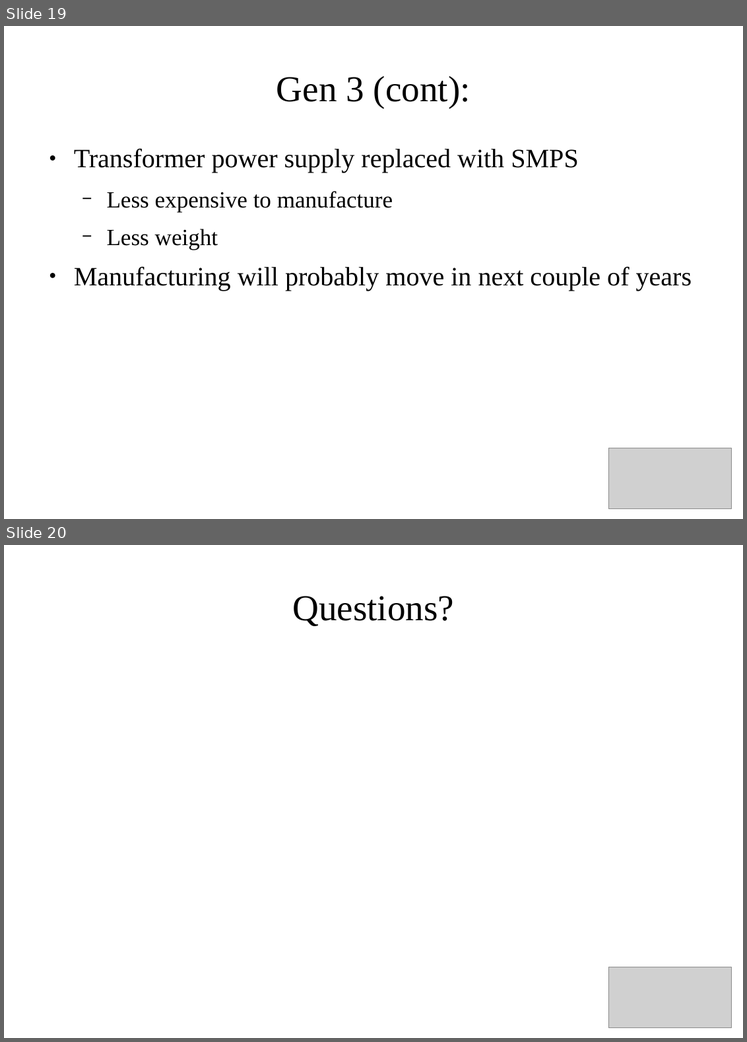
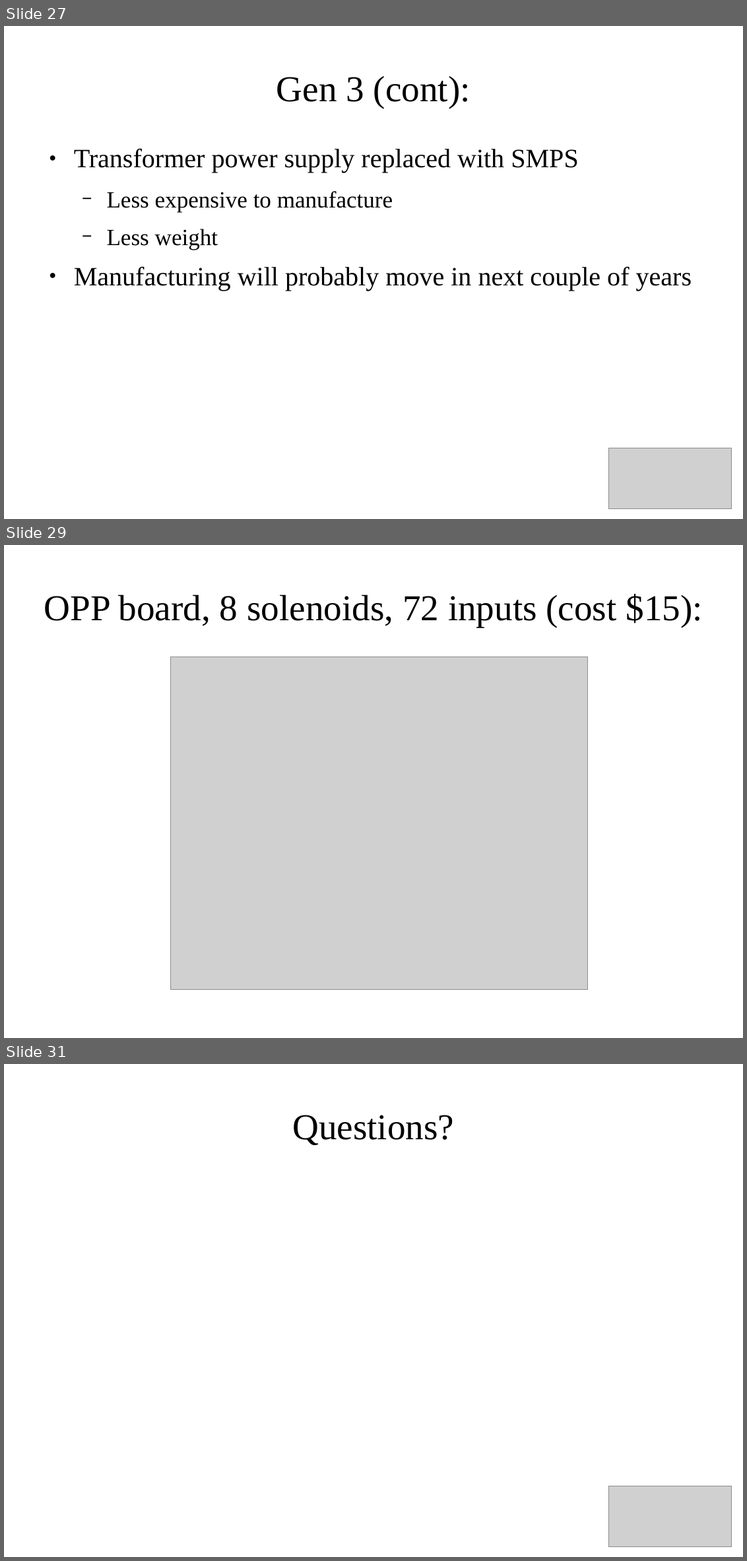
Before and after one commit to krayon/pinball-OPP, a slide deck: Docs/MusingsPresentation.odp. Shown one above the other, each under a label of ours: slides 19 and 20 before the commit, slides 27, 29 and 31 after it; the slides between them are not shown. The pictures are 747x1042 and 747x1561 pixels, drawn with LibreOffice and Linux fonts; fonts in the diff are those of the drawing; grey boxes stand for pictures. Boxes give left, top, right and bottom in pixels: in the first picture for what was removed or moved away, otherwise in the second. Text is boxed around its words. In the diff, an @@ line names an element or a change of style, - is before the commit and + after.

Commit message:
Updated slides for Pintastic 2017 talk.  Added pictures.  Grab the slides, now if interested Todd!

```diff
--- a/Docs/MusingsPresentation.odp
+++ b/Docs/MusingsPresentation.odp
@@ slide 29 added at <box>4,545,743,1038</box>, background #FFFFFF @@
@@ title added at <box>44,594,702,627</box>, 37.7 pt, text #000000 @@
+OPP board, 8 solenoids, 72 inputs (cost $15):
@@ picture added at <box>171,657,588,989</box> @@
@@ what was slide 19 is now slide 27 @@
@@ what was slide 20 is now slide 31 @@
```
Also in this commit, not shown: 10 other slides added, 1 other file.
